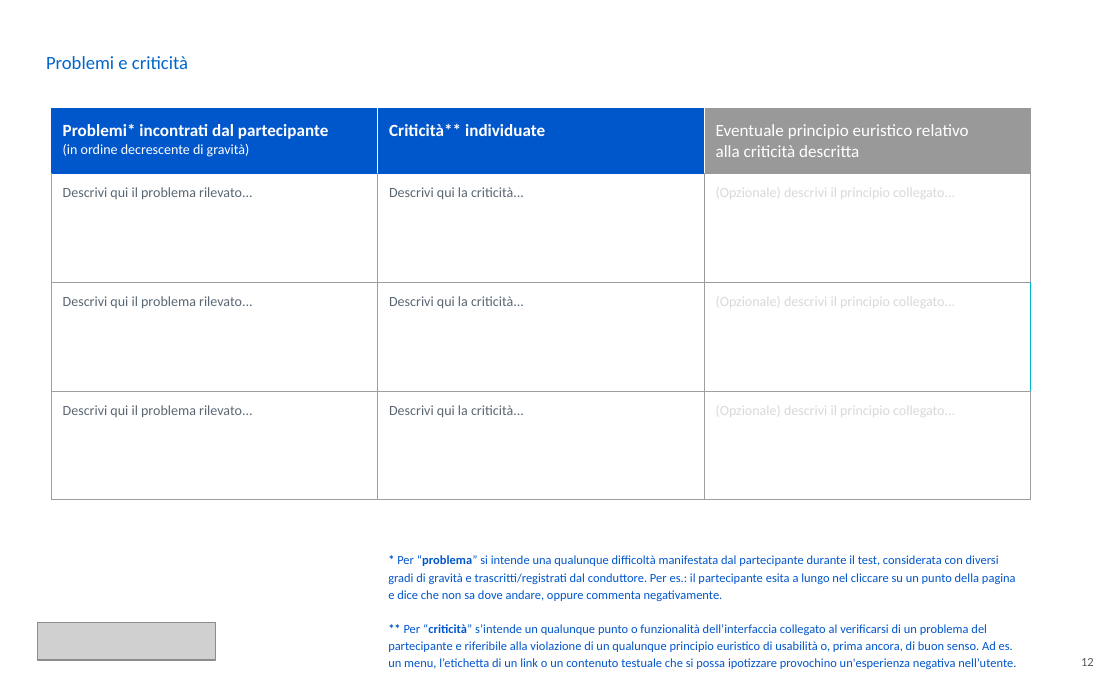
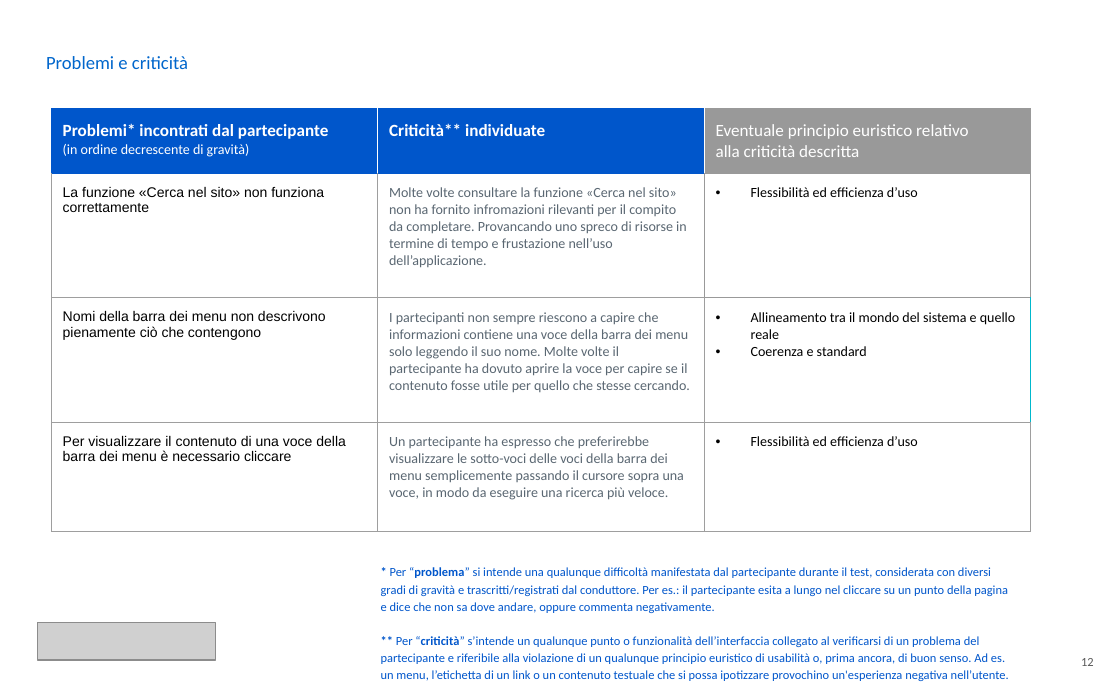
Before and after one commit to GiuVol/Progetto-IUM-21-22, a slide deck: slide 12 of Report dei risultati.pptx. Drawn at 1120x700 pixels with LibreOffice and Linux fonts; fonts in the diff are those of the drawing; grey boxes stand for pictures. Boxes give left, top, right and bottom in pixels: in the first picture for what was removed or moved away, otherwise in the second. Text is boxed around its words. In the diff, an @@ line names an element or a change of style, - is before the commit and + after.

```diff
--- a/Report dei risultati.pptx
+++ b/Report dei risultati.pptx
@@ table at [52, 109, 1029, 559] @@
-row 2: Descrivi qui il problema rilevato... | Descrivi qui la criticità... | (Opzionale) descrivi il principio collegato...
+row 2: La funzione «Cerca nel sito» non funziona correttamente | Molte volte consultare la funzione «Cerca nel sito» non ha fornito infromazioni rilevanti per il compito da completare. Provancando uno spreco di risorse in termine di tempo e frustazione nell’uso dell’applicazione. | Flessibilità ed efficienza d’uso
-row 3: Descrivi qui il problema rilevato... | Descrivi qui la criticità... | (Opzionale) descrivi il principio collegato...
+row 3: Nomi della barra dei menu non descrivono pienamente ciò che contengono | I partecipanti non sempre riescono a capire che informazioni contiene una voce della barra dei menu solo leggendo il suo nome. Molte volte il partecipante ha dovuto aprire la voce per capire se il contenuto fosse utile per quello che stesse cercando. | Allineamento tra il mondo del sistema e quello reale / Coerenza e standard
-row 4: Descrivi qui il problema rilevato... | Descrivi qui la criticità... | (Opzionale) descrivi il principio collegato...
+row 4: Per visualizzare il contenuto di una voce della barra dei menu è necessario cliccare | Un partecipante ha espresso che preferirebbe visualizzare le sotto-voci delle voci della barra dei menu semplicemente passando il cursore sopra una voce, in modo da eseguire una ricerca più veloce. | Flessibilità ed efficienza d’uso
@@ text "* Per “problema” si intende ...": place and size @@
-text "* Per “problema” si intende ..." at [388, 555, 1016, 669]
+text "* Per “problema” si intende ..." at [381, 567, 1009, 681]
```
Also in this commit, not shown: 2 other slides changed, 1 other file.
